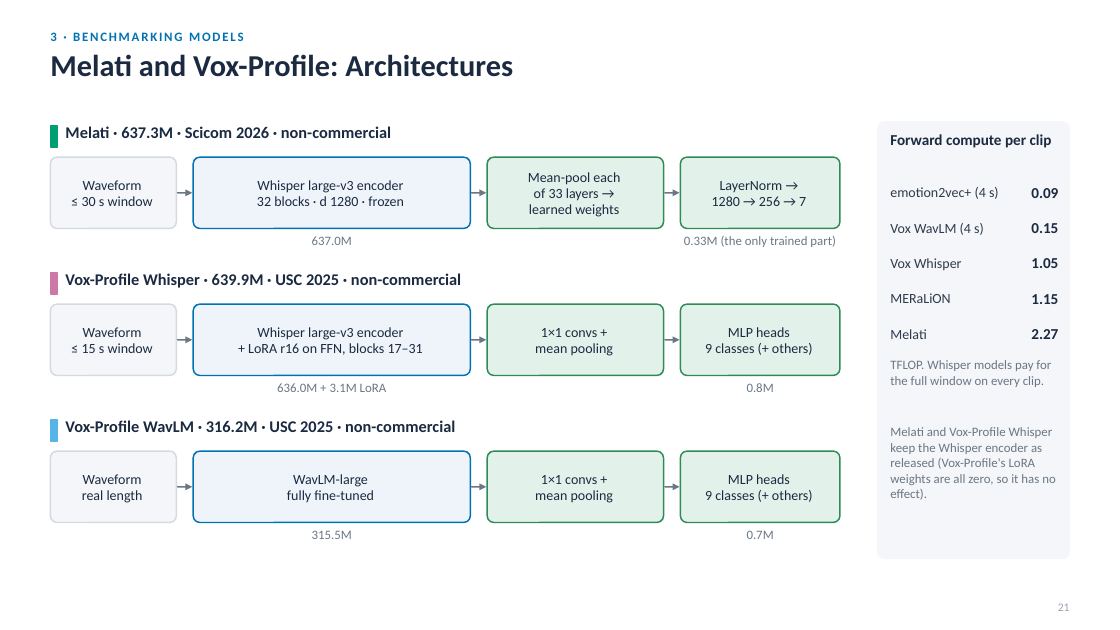
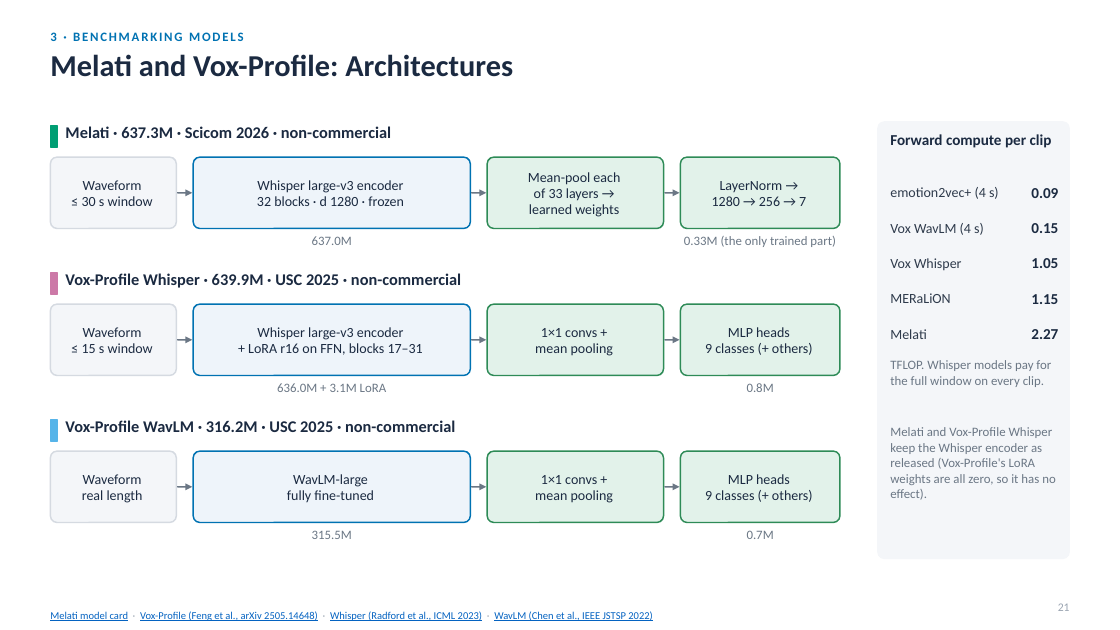
Before and after one commit to Davidlequnchen/emotion_recognition, a slide deck: slide 22 of emotion_recognition/presentation/SER_evaluation.pptx. Drawn at 1120x630 pixels with LibreOffice and Linux fonts; fonts in the diff are those of the drawing. Boxes give left, top, right and bottom in pixels: in the first picture for what was removed or moved away, otherwise in the second. Text is boxed around its words. In the diff, an @@ line names an element or a change of style, - is before the commit and + after.

```diff
--- a/emotion_recognition/presentation/SER_evaluation.pptx
+++ b/emotion_recognition/presentation/SER_evaluation.pptx
@@ text added at [50, 611, 652, 621], 9 pt, text #0563C1, underline @@
+Melati model card · Vox-Profile (Feng et al., arXiv 2505.14648) · Whisper (Radford et al., ICML 2023) · WavLM (Chen et al., IEEE JSTSP 2022)
```
Also in this commit, not shown: 34 other slides changed, 2 slides added, 7 other files.
